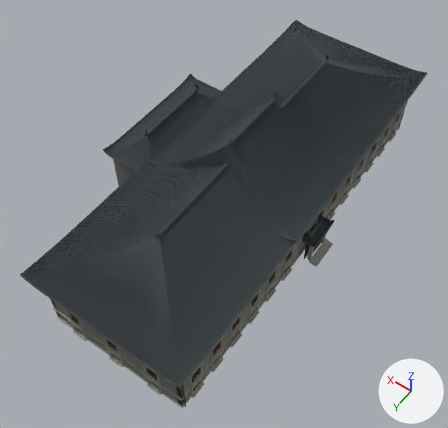
An edit to the glTF model public/assets/buildings/east.glb, drawn before and after from the same camera.
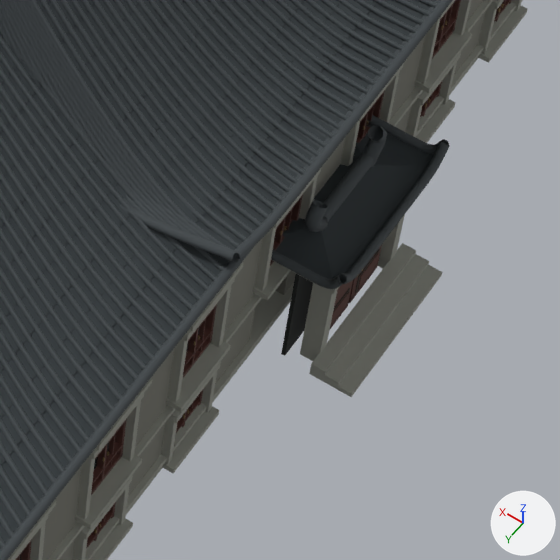
Each version is shown whole from a camera (50 mm lens) standing at (22.6, -3.5, 66.9) and looking at (50.8, -42.9, 4.9), then close up on the part from 56% to 79% of the width and 45% to 69% of the height. The axes (+X, +Y, +Z) are drawn at lower right. The lights are the same throughout. The older version's two pictures come first. Where no turn or scale is listed for an object, it has been applied to the vertices. Vertices at exactly the same position are counted once.

Before the edit, the objects in view are built like this:
```python
me_mesh_0 = bpy.data.meshes.new('Mesh_0')
me_mesh_0.from_pydata(...)  # 4084 vertices, 6132 faces; spans x -10.9..10.9, y -27.1..27.1, z -4.6..4.6
me_mesh_0.materials.append(mat_limestone)  # grey #93958c
me_mesh_11 = bpy.data.meshes.new('Mesh_11')
me_mesh_11.from_pydata(...)  # 20260 vertices, 39312 faces; spans x -13.8..13.8, y -28.1..28.1, z -6.7..6.7
me_mesh_11.materials.append(mat_roof)  # dark grey #333a3d
me_mesh_12 = bpy.data.meshes.new('Mesh_12')
me_mesh_12.from_pydata(...)  # 89280 vertices, 173796 faces; spans x -13.9..13.9, y -28.2..28.2, z -7.1..7.1
me_mesh_12.materials.append(mat_roof_ribs)  # dark grey #41474a
me_mesh_4 = bpy.data.meshes.new('Mesh_4')
me_mesh_4.from_pydata(...)  # 8064 vertices, 12096 faces; spans x -10.1..10.1, y -26.7..26.7, z -4.3..4.3
me_mesh_4.materials.append(mat_redwood)  # dark red #4e2921
ob_limestone = bpy.data.objects.new('limestone', me_mesh_0)
ob_limestone.location = (49.31, -48.1, 4.62)
ob_redwood = bpy.data.objects.new('redwood', me_mesh_4)
ob_redwood.location = (49.77, -48.1, 4.49)
ob_roof = bpy.data.objects.new('roof', me_mesh_11)
ob_roof.location = (52.93, -48.1, 10.41)
ob_roof_ribs = bpy.data.objects.new('roof-ribs', me_mesh_12)
ob_roof_ribs.location = (52.93, -48.1, 10.98)
# also in view: 'historic-brick' at (53.6, -48.1, 4.6); 'recess' at (49.6, -48.1, 4.5)
```
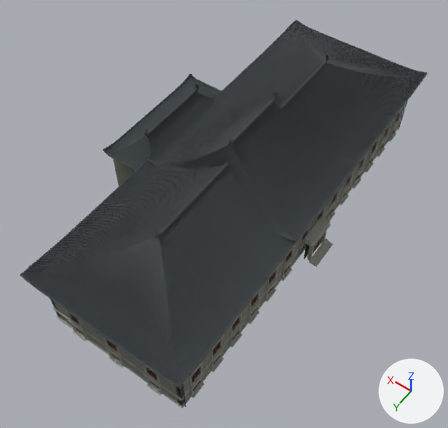
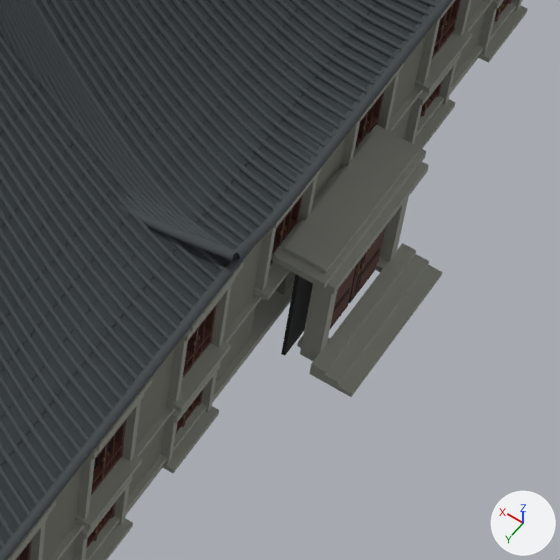
Where the newer file only moved an object's origin or applied its transform, the numbers keep the older frame.

Boxes [x1, y1, x2, y2] around the edits, measured in the close-ups (560 x 560 px):
part 1 of me_mesh_0, added: after [273, 125, 426, 289]
part 2 of me_mesh_0, added: after [283, 129, 418, 274]
part 3 of me_mesh_0, added (mostly hidden): after [297, 336, 330, 348]
part 4 of me_mesh_0, added (mostly hidden): after [375, 257, 388, 272]
part 5 of me_mesh_11, deleted: before [276, 124, 434, 281]
part 6 of me_mesh_12, deleted: before [271, 115, 449, 289]

Patch to the scene script:
```diff
--- a/public/assets/buildings/east.glb.py
+++ b/public/assets/buildings/east.glb.py
@@ me_mesh_0 @@
 # used by ob_limestone; location = (49.31, -48.1, 4.62)
-me_mesh_0.from_pydata(...)  # 4084 vertices, 6132 faces; spans x -10.9..10.9, y -27.1..27.1, z -4.6..4.6
+me_mesh_0.from_pydata(...)  # 4132 vertices, 6204 faces; spans x -10.9..10.9, y -27.1..27.1, z -4.6..4.6
+# me_mesh_0 part 1: a new loose piece, a box spanning x -9.77..-8.41, y -2.32..2.32, z -0.93..-0.71, in mat_limestone (grey #93958c)
+# me_mesh_0 part 2: a new loose piece, a box spanning x -9.65..-8.53, y -2.09..2.09, z -0.69..-0.55, in mat_limestone (grey #93958c)
+# me_mesh_0 part 3: a new loose piece, a box spanning x -9.87..-9.15, y 1.24..1.76, z -4.43..-4.25, in mat_limestone (grey #93958c)
+# me_mesh_0 part 4: a new loose piece, a box spanning x -9.87..-9.15, y -1.76..-1.24, z -4.43..-4.25, in mat_limestone (grey #93958c)
+# other edits to the shape of me_mesh_0 do not show in these pictures
 me_mesh_0.materials.append(mat_limestone)
@@ me_mesh_11 @@
 # used by ob_roof; location = (52.93, -48.1, 10.41)
-me_mesh_11.from_pydata(...)  # 20260 vertices, 39312 faces; spans x -13.8..13.8, y -28.1..28.1, z -6.7..6.7
+me_mesh_11.from_pydata(...)  # 19275 vertices, 37440 faces; spans x -13.3..13.8, y -28.1..28.1, z -0.8..6.7
+# me_mesh_11 part 5: the loose piece of 985 vertices spanning x -13.8..-11.2, y -2.3..2.3, z -6.7..-5.9 is deleted
+# other edits to the shape of me_mesh_11 do not show in these pictures
 me_mesh_11.materials.append(mat_roof)
@@ me_mesh_12 @@
 # used by ob_roof_ribs; location = (52.93, -48.1, 10.98)
-me_mesh_12.from_pydata(...)  # 89280 vertices, 173796 faces; spans x -13.9..13.9, y -28.2..28.2, z -7.1..7.1
+me_mesh_12.from_pydata(...)  # 93158 vertices, 180344 faces; spans x -13.4..13.9, y -28.2..28.2, z -1.4..7.1
+# me_mesh_12 part 6: 7 loose pieces with 1198 vertices, spanning x -13.9..-11.1, y -2.5..2.5, z -7.1..-5.8, are deleted
+# other edits to the shape of me_mesh_12 do not show in these pictures
 me_mesh_12.materials.append(mat_roof_ribs)
```
